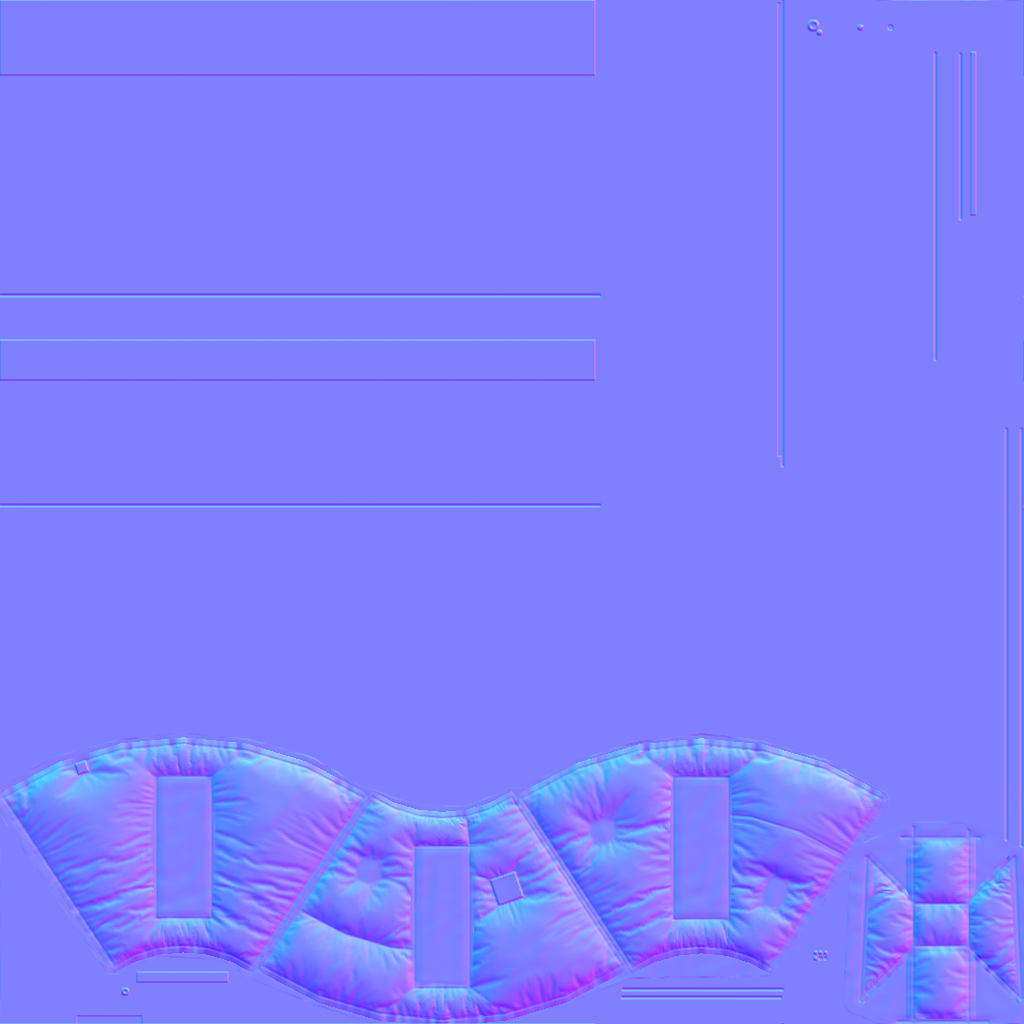
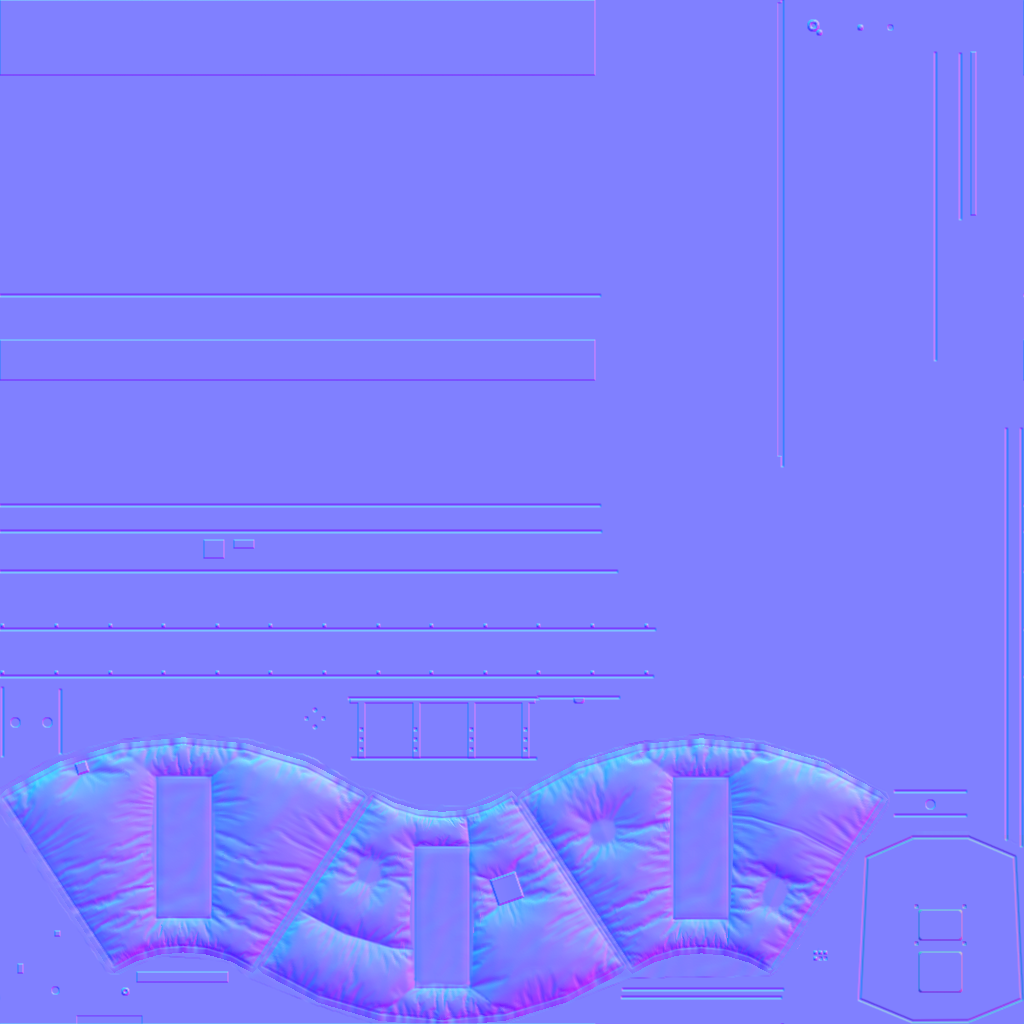
Layers edited between the first and the second 1024px x 1024px image:
painted on "Layer 1" over 862, 835, 1024, 1024
renamed "Layer 2" to "Layer 4", painted on it over 0, 0, 1024, 1024
